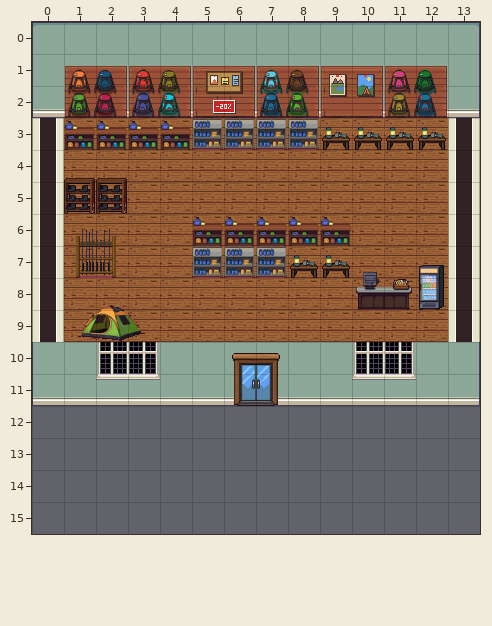
Tiled map (JSON): public/maps/shop.tmj. Above, as it was before the edit.
Cells are 32x32 px. Shown: x 0..13, y 0..15. The old version is drawn lined up with the new one.
Once edited:
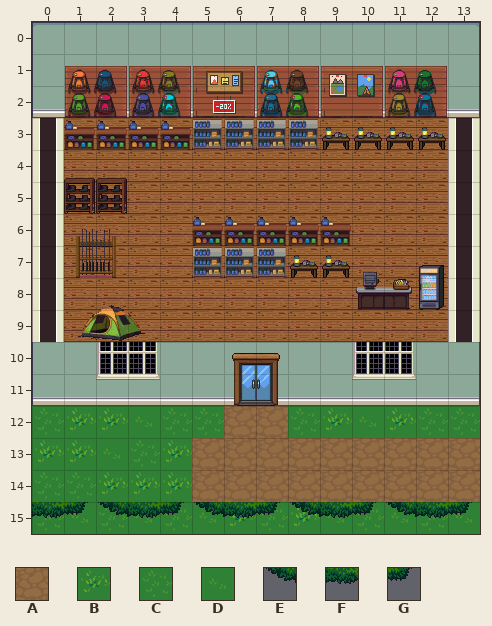
Key: from "lpc-terrain": A 180, B 181, C 182, D 183, E 472, F 473, G 474.
_ is an empty cell.
From old to new:
map size 14x12 -> 14x16 cells
Layer "ground":
y 12: x 0..13 ______________ -> CBBDCCAACBDBCC
y 13: x 0..13 ______________ -> BBDCBAAAAAAAAA
y 14: x 0..13 ______________ -> CCBBBAAAAAAAAA
y 15: x 0..13 ______________ -> CDCDCDBCBDCDCD
Layer "walls":
y 15: x 0..13 ______________ -> FGEFGEFGEFGEFG
Where, in picture pixels (left, top, right, bottom), the same in both pictures:
added: (32, 406, 480, 534)
